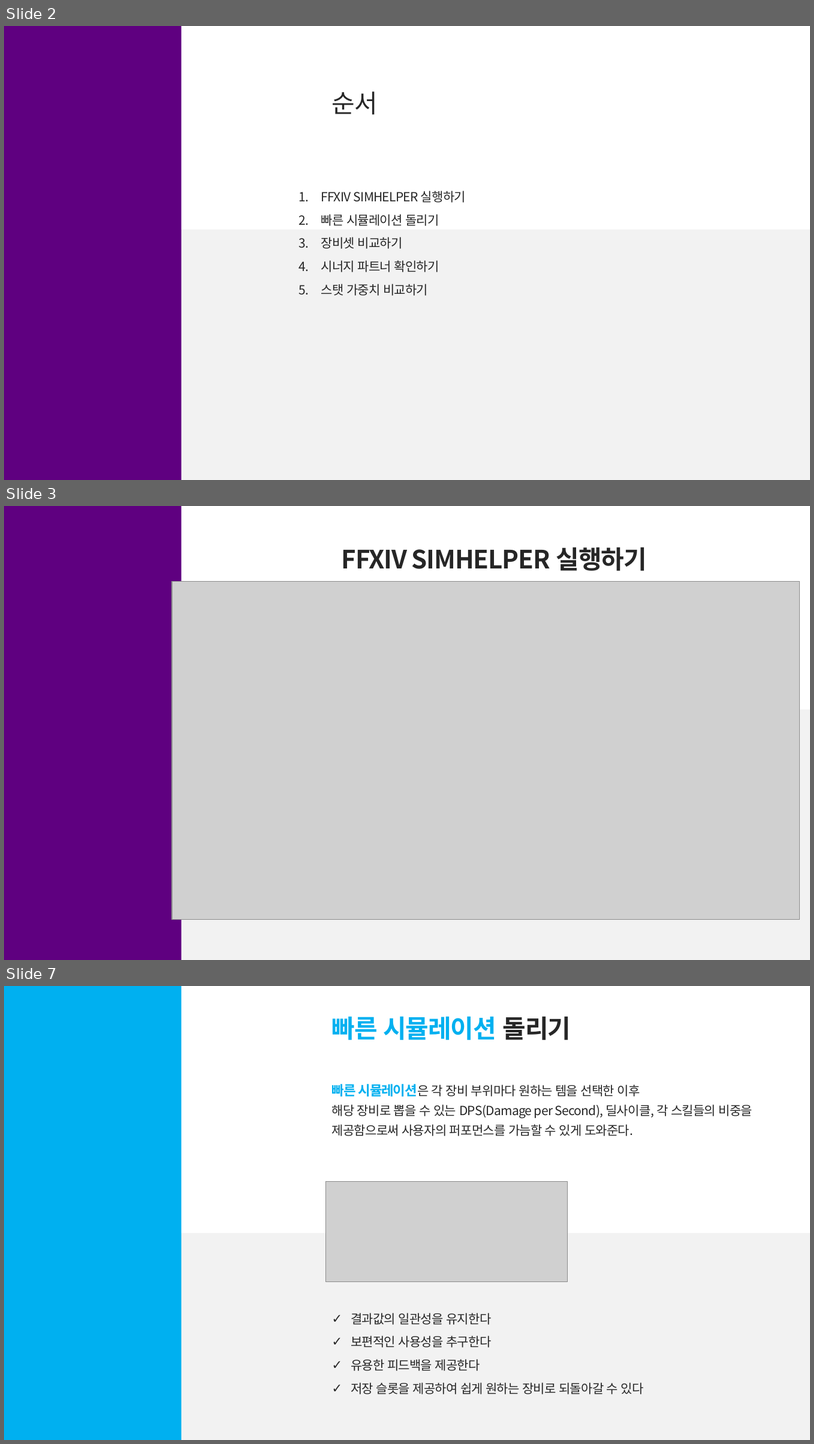
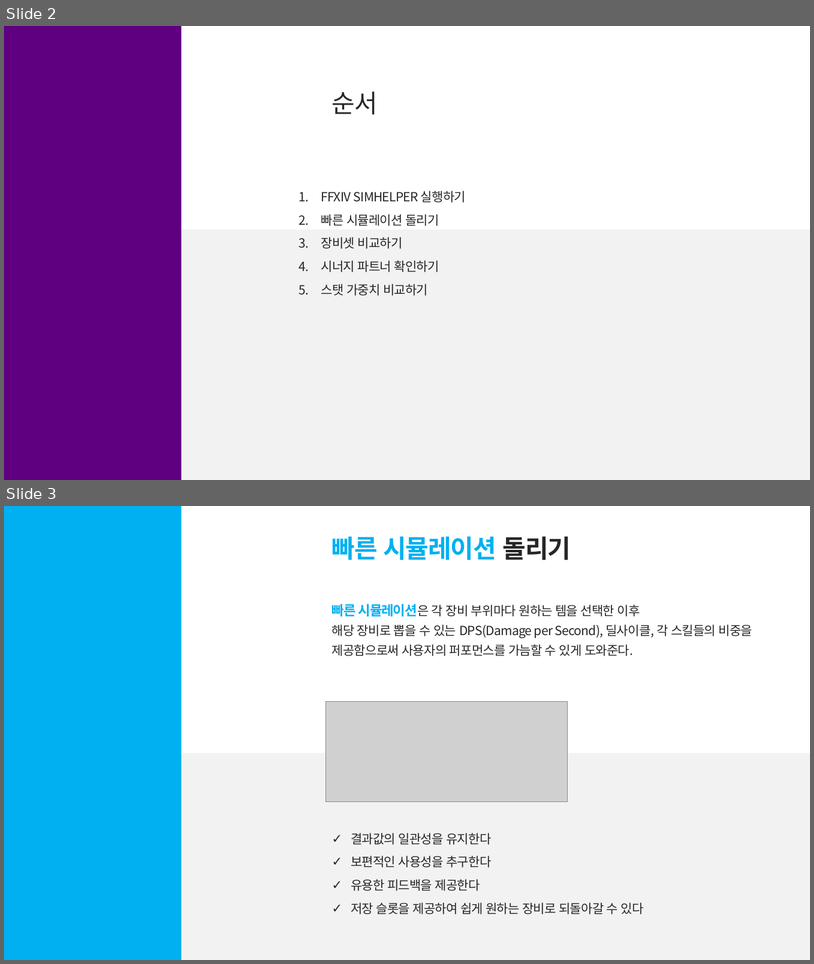
Before and after one commit to junyeopN/blog, a slide deck: download/FFXIV_SIMHELPER_사용설명서.pptx. Shown one above the other, each under a label of ours: slides 2, 3 and 7 before the commit, slides 2 and 3 after it; the slides between them are not shown. The pictures are 814x1444 and 814x964 pixels, drawn with LibreOffice and Linux fonts; fonts in the diff are those of the drawing; grey boxes stand for pictures. Boxes give left, top, right and bottom in pixels: in the first picture for what was removed or moved away, otherwise in the second. Text is boxed around its words. In the diff, an @@ line names an element or a change of style, - is before the commit and + after.

```diff
--- a/download/FFXIV_SIMHELPER_사용설명서.pptx
+++ b/download/FFXIV_SIMHELPER_사용설명서.pptx
@@ slide 3 removed at (x1=4, y1=506, x2=810, y2=960), background #FFFFFF @@
@@ rectangle removed at (x1=4, y1=506, x2=181, y2=960) @@
@@ text removed at (x1=342, y1=547, x2=647, y2=571) @@
-FFXIV SIMHELPER 실행하기
@@ picture removed at (x1=172, y1=581, x2=800, y2=919) @@
@@ rectangle removed at (x1=4, y1=709, x2=810, y2=960) @@
@@ what was slide 7 is now slide 3 @@
```
Also in this commit, not shown: 3 other slides removed, 29 other files.
